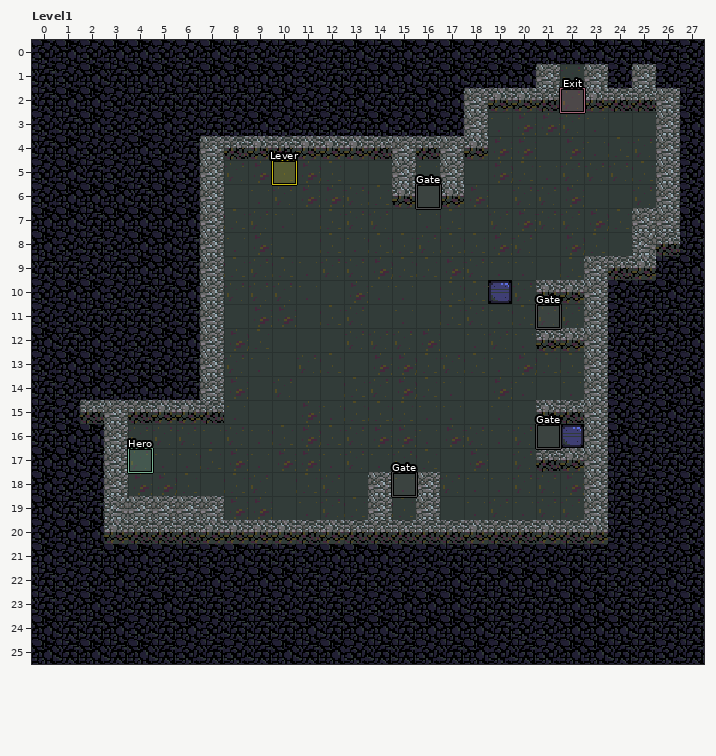
A LDtk project gets an edit: res/world/world.ldtk. The picture above is the old version.
Cells are 16x16 px. Shown: Level1 x 0..27, y 0..25.
New version:
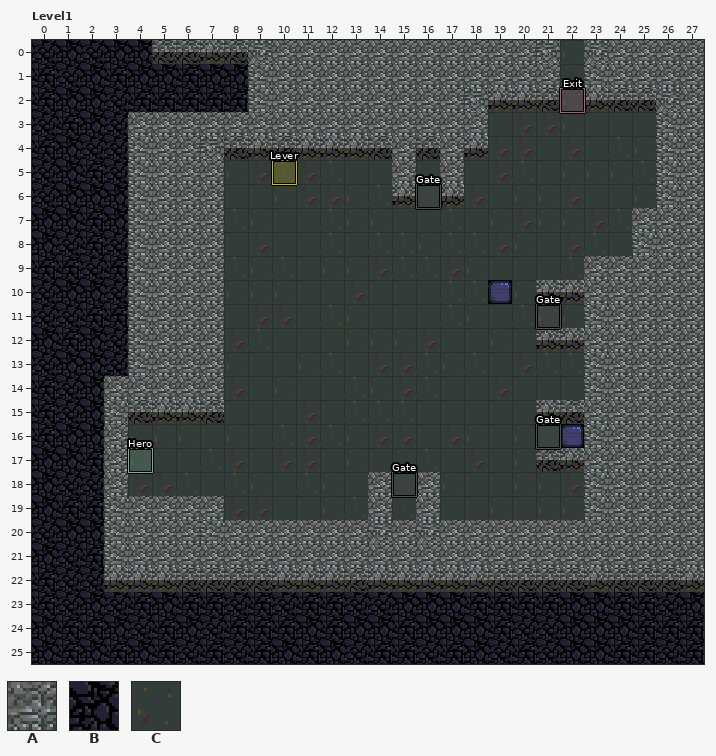
Key: from "Collisions": A 1 "walls"; from "Tiles": B 32, C 64.
_ is an empty cell.
Change:
Layer "Ground":
The edit turns tile C into tile B in row 15 at x 2.
The edit turns tile B into tile C in row 0 at x 22.
Layer "Collisions":
There is now tile A in row 0 at x 5 to 20 and 24 to 27; in row 1 at x 9 to 20, 24 and 26 to 27; in row 2 at x 9 to 17 and 27; in row 3 at x 4 to 17 and 27; in rows 4 to 8 at x 4 to 6 and 27; in row 9 at x 4 to 6 and 26 to 27.
There is now tile A in rows 10 to 13 at x 4 to 6 and 24 to 27; in row 14 at x 3 to 6 and 24 to 27; in rows 15 to 20 at x 24 to 27; in rows 21 to 22 at x 3 to 27.
The author cleared tile A in row 15 at x 2.
